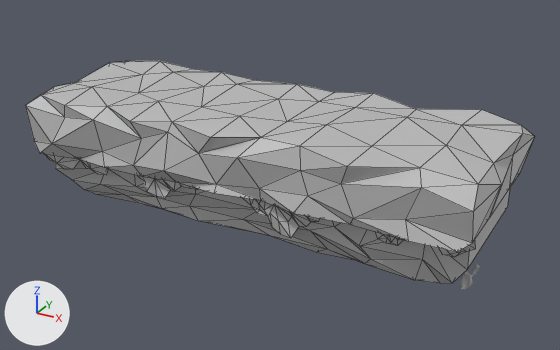
The FBX model Assets/Art/Models/Shortened Platforms/3dm_PlatformMedium_1a.fbx: old version first, new version second.
Both versions are drawn from a 50 mm camera at (33.93, 17.74, 20.32) aimed at (25.38, 33.28, 12.55). The lights are fixed; the arrows at lower left show +X, +Y and +Z. Mesh edges are drawn as thin lines on the coarser meshes. Where no turn or scale is listed for an object, it has been applied to the vertices. Vertices at the same position are counted once.

Objects in the first picture: 'erba_piatt_media_high', 'piattaforma_media_sopra_high', 'piattaforma_media_sotto_high'.
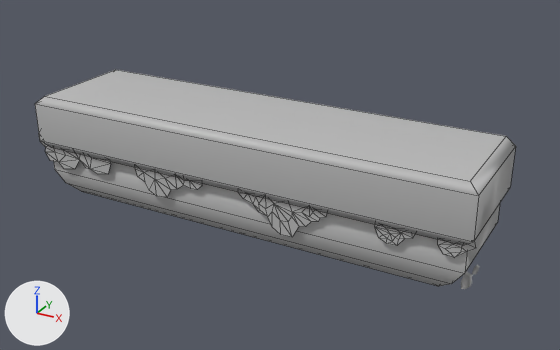
Location of each change, [x1, y1, x2, y2] in pixels of the pictures (560 x 350 px):
'piattaforma_media_sopra_high', deleted: before [26, 61, 535, 252]
'piattaforma_media_sopra_low', added: after [35, 70, 516, 245]
'piattaforma_media_sotto_high', reshaped, moved: before [56, 160, 510, 284]; after [54, 161, 500, 286]
'erba_piatt_media_low', added: after [40, 141, 476, 257]
'erba_piatt_media_high', deleted: before [45, 154, 476, 257]
part 1 of me_mesh_001, cut back: before [56, 160, 510, 284]; after [54, 161, 500, 286]

Patch to the scene script:
```diff
--- a/Assets/Art/Models/Shortened Platforms/3dm_PlatformMedium_1a.fbx.py
+++ b/Assets/Art/Models/Shortened Platforms/3dm_PlatformMedium_1a.fbx.py
@@ me_mesh_001 @@
 # used by ob_piattaforma_media_sotto_high; location = (25.02, 33.38, 12.29)
-me_mesh_001.from_pydata(...)  # 69 vertices, 88 faces; spans x -5.59..5.59, y -1.75..1.75, z -0.92..0.92
+me_mesh_001.from_pydata(...)  # 20 vertices, 18 faces; spans x -5.59..5.59, y -1.31..1.31, z -0.92..0.92
+# me_mesh_001 part 1: the whole mesh is rebuilt
+# me_mesh_001 part 2: the surface is now shaded smooth
 me_mesh_001.materials.append(mat_lambert1)
@@ me_mesh_002_1 @@
+me_mesh_002_1.from_pydata(...)  # 116 vertices, 134 faces; spans x -5.84..5.84, y 0.0, z -0.66..0.66
+me_mesh_002_1.materials.append(mat_lambert1)  # grey #bcbcbc
@@ me_mesh_1 @@
+me_mesh_1.from_pydata([(-5.51, -1.34, 0.7), (-5.74, -1.47, 0.5), (5.51, -1.34, 0.7), (5.74, -1.47, 0.5), (-5.51, 1.46, 0.7), (-5.74, 1.47, 0.5), (5.51, 1.46, 0.7), (5.74, 1.47, 0.5), (-5.74, -1.47, -0.5), (-5.51, -1.34, -0.7), (-5.51, 1.46, -0.7), (-5.74, 1.47, -0.5), (5.51, 1.46, -0.7), (5.74, 1.47, -0.5), (5.51, -1.34, -0.7), (5.74, -1.47, -0.5)], [], [(0, 1, 3, 2), (1, 0, 4, 5), (2, 3, 7, 6), (5, 4, 6, 7), (8, 9, 14, 15), (9, 8, 11, 10), (10, 11, 13, 12), (12, 13, 15, 14), (0, 2, 6, 4), (11, 8, 1, 5), (5, 7, 13, 11), (15, 13, 7, 3), (8, 15, 3, 1), (10, 12, 14, 9)])
+me_mesh_1.materials.append(mat_lambert1)  # grey #bcbcbc
@@ ob_piattaforma_media_sotto_high @@
 ob_piattaforma_media_sotto_high = bpy.data.objects.new('piattaforma_media_sotto_high', me_mesh_001)
-ob_piattaforma_media_sotto_high.location = (25.02, 33.38, 12.29)
+ob_piattaforma_media_sotto_high.location = (25.02, 32.9, 12.29)
@@ ob_erba_piatt_media_high @@
-ob_erba_piatt_media_high = bpy.data.objects.new('erba_piatt_media_high', me_mesh_002)
-ob_erba_piatt_media_high.location = (24.97, 31.44, 12.62)
@@ ob_piattaforma_media_sopra_high @@
-ob_piattaforma_media_sopra_high = bpy.data.objects.new('piattaforma_media_sopra_high', me_mesh)
-ob_piattaforma_media_sopra_high.location = (25.06, 33.07, 13.55)
@@ ob_erba_piatt_media_low @@
+ob_erba_piatt_media_low = bpy.data.objects.new('erba_piatt_media_low', me_mesh_002_1)
+ob_erba_piatt_media_low.location = (24.97, 31.47, 12.62)
@@ ob_piattaforma_media_sopra_low @@
+ob_piattaforma_media_sopra_low = bpy.data.objects.new('piattaforma_media_sopra_low', me_mesh_1)
+ob_piattaforma_media_sopra_low.location = (25.05, 32.79, 13.51)
```
